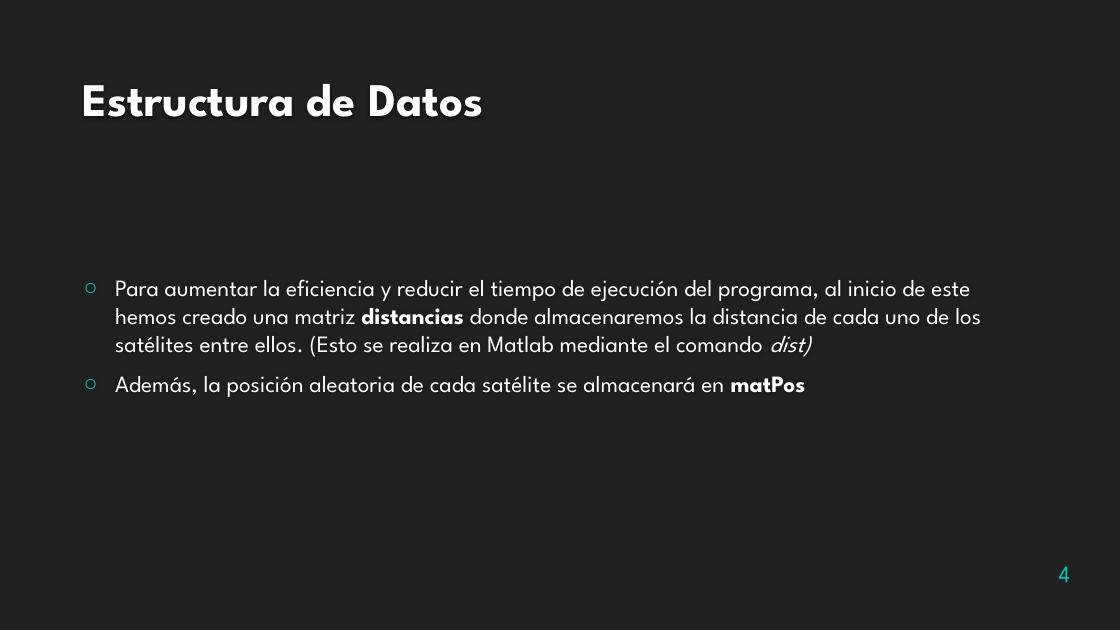
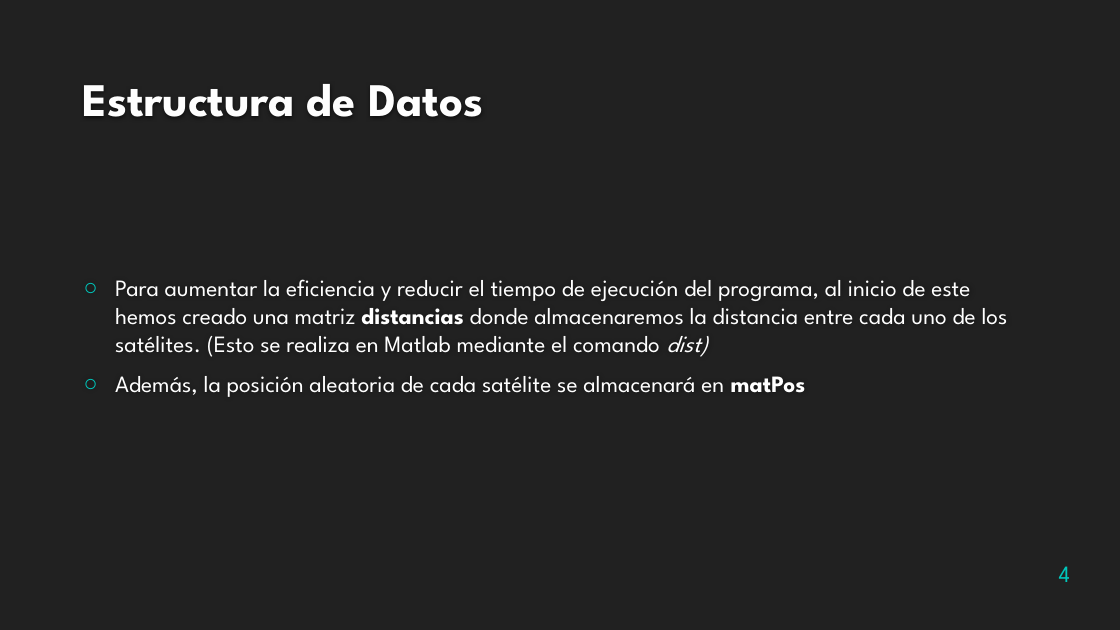
Before and after one commit to rafaroman18/SatellitesIS, a slide deck: slide 4 of TrabajoSI.pptx. Drawn at 1120x630 pixels with LibreOffice and Linux fonts; fonts in the diff are those of the drawing; background and template pictures are left out. Boxes give left, top, right and bottom in pixels: in the first picture for what was removed or moved away, otherwise in the second. Text is boxed around its words. In the diff, an @@ line names an element or a change of style, - is before the commit and + after.

```diff
--- a/TrabajoSI.pptx
+++ b/TrabajoSI.pptx
@@ text at <box>115,279,1008,357</box>: text changed @@
-○ Para aumentar la eficiencia y reducir el tiempo de ejecución del programa, al inicio de este hemos creado una matriz distancias donde almacenaremos la distancia de cada uno de los satélites entre ellos. (Esto se realiza en Matlab mediante el comando dist)
+○ Para aumentar la eficiencia y reducir el tiempo de ejecución del programa, al inicio de este hemos creado una matriz distancias donde almacenaremos la distancia entre cada uno de los satélites. (Esto se realiza en Matlab mediante el comando dist)
```
Also in this commit, not shown: 1 other slide changed.
